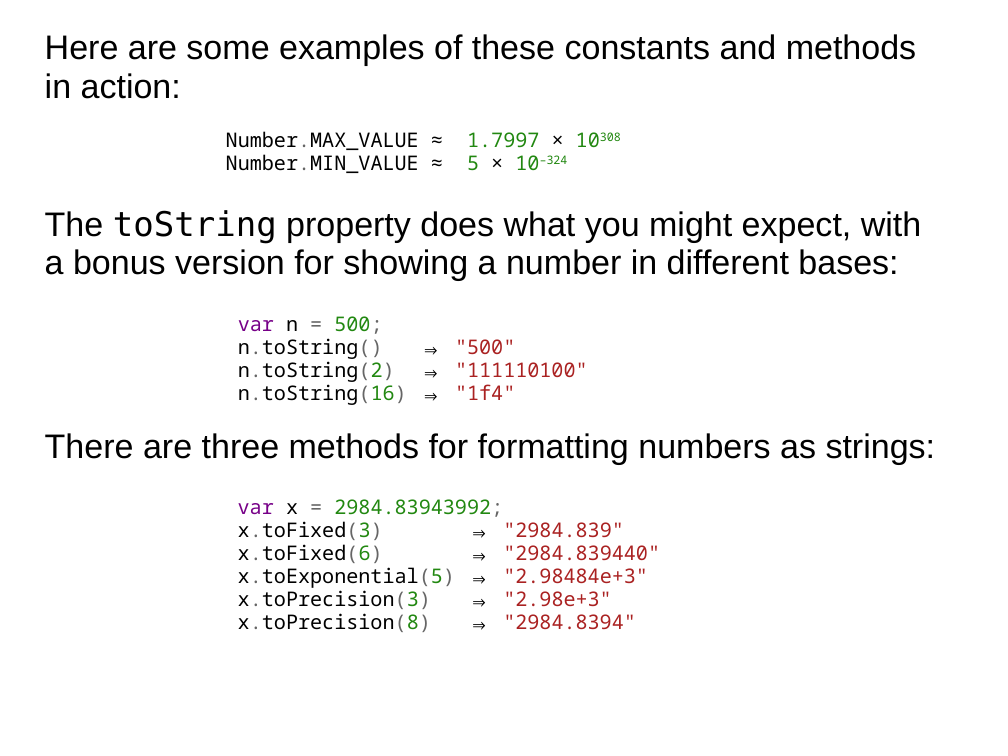
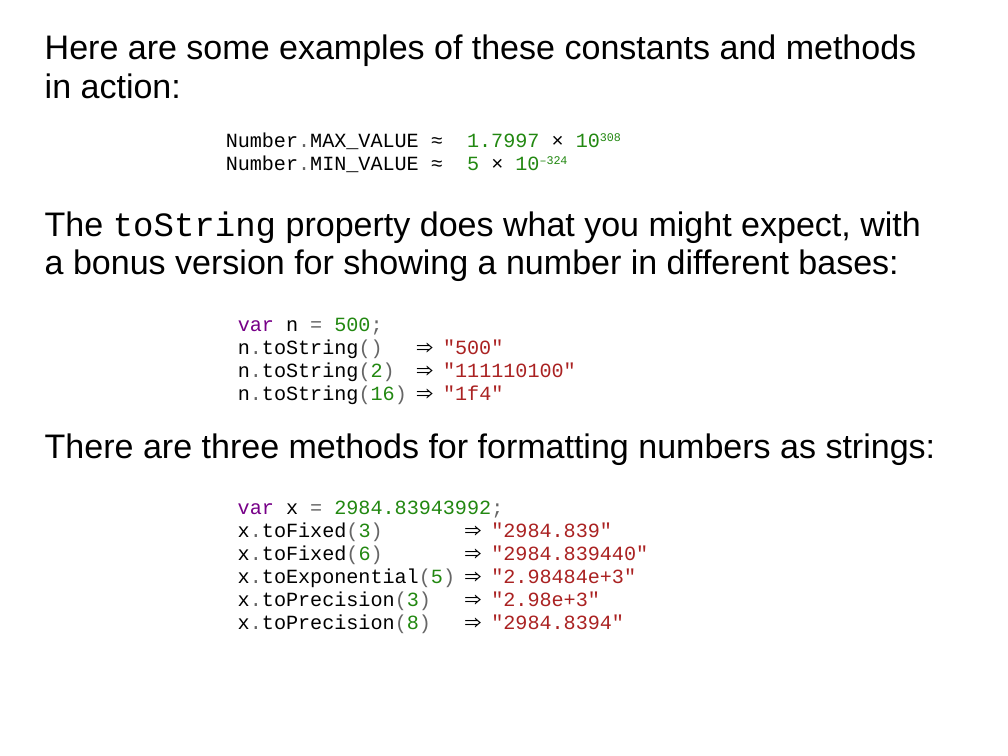
Before and after one commit to dondi/javascript-book, a slide deck: slide 46 of presentations/Chapter_7_Presentation.ppt. Drawn at 1008x756 pixels with LibreOffice and Linux fonts; fonts in the diff are those of the drawing; background and template pictures are left out. Boxes give left, top, right and bottom in pixels: in the first picture for what was removed or moved away, otherwise in the second. Text is boxed around its words. In the diff, an @@ line names an element or a change of style, - is before the commit and + after.

Commit message:
More font tweaks.

```diff
--- a/presentations/Chapter_7_Presentation.ppt
+++ b/presentations/Chapter_7_Presentation.ppt
@@ text at bbox=[45, 133, 920, 633]: font Noto Sans Mono to Courier New in "Number.MAX_VALUE ≈ 1.7997 × 10308 Number.MIN_VALUE ≈ ...", "var n = 500; n.toString() ⇒ "500" ...", "var x = 2984.83943992; x.toFixed(3) ⇒ "2984.839" ..."; font DejaVu Sans Mono to Courier New in "toString" @@
```
Also in this commit, not shown: 27 other slides changed.
